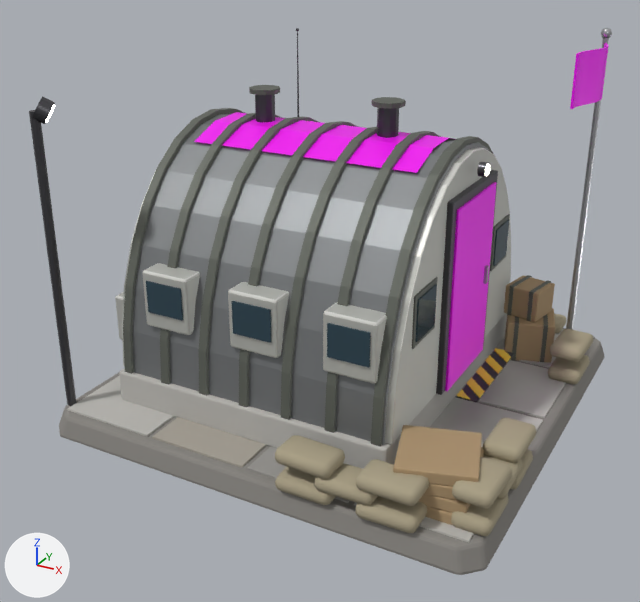
The glTF model assets/models/barracks.glb as it was, and as the next commit left it.
One viewpoint serves both versions: a camera (50 mm lens) standing at (3.35, -6.71, 4.21) and looking at (-0.15, -0.35, 1.03). The lights are fixed; the arrows at lower left show +X, +Y and +Z. The first picture is the older version. Where no turn or scale is listed for an object, it has been applied to the vertices. Vertices at exactly the same position are counted once.

The first picture shows 'Body'.
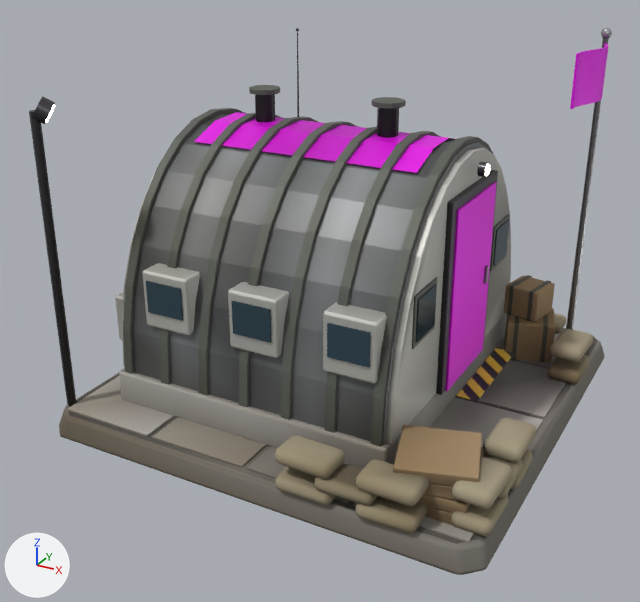
Edits to the bpy script that builds the scene:
```text
Change mat_palette:
    add n6 = _N.new('ShaderNodeMix'); n6.name = 'Mix'
    add n6.data_type = 'RGBA'
    add n6.blend_type = 'MULTIPLY'
    add n6.inputs[0].default_value = 1.0  # 'Factor'
    add n7 = _N.new('ShaderNodeVertexColor'); n7.name = 'Color Attribute'
    where n3 = _N.new('ShaderNodeTexImage'); n3.name = 'Image Texture.001'
    where n0 = _N.new('ShaderNodeBsdfPrincipled'); n0.name = 'Principled BSDF'
    remove _L.new(n3.outputs[0], n0.inputs[0])  # 'Color' to 'Base Color'
    add _L.new(n6.outputs[2], n0.inputs[0])  # 'Result' to 'Base Color'
    add _L.new(n7.outputs[0], n6.inputs[7])  # 'Color' to 'B'
    add _L.new(n3.outputs[0], n6.inputs[6])  # 'Color' to 'A'
Change me_body:
    used by ob_body; location = (0.0, 0.0, 0.0)
    remove me_body.from_pydata(...)  # 3502 vertices, 6526 faces; spans x -2.15..1.99, y -2.01..2.0, z 0.0..3.28
    add me_body.from_pydata(...)  # 3716 vertices, 6940 faces; spans x -2.15..1.99, y -2.01..2.0, z 0.0..3.28
    me_body part 1: 214 vertices added at x -1.99..1.99, y -1.99..1.99, z 0.0..2.51
```

What differs and where, as boxes [x1, y1, x2, y2] in the pictures (640 x 602 px):
'Body', recoloured: [34, 32, 611, 575] in both
part 1 of me_body, added: after [62, 112, 604, 574]
